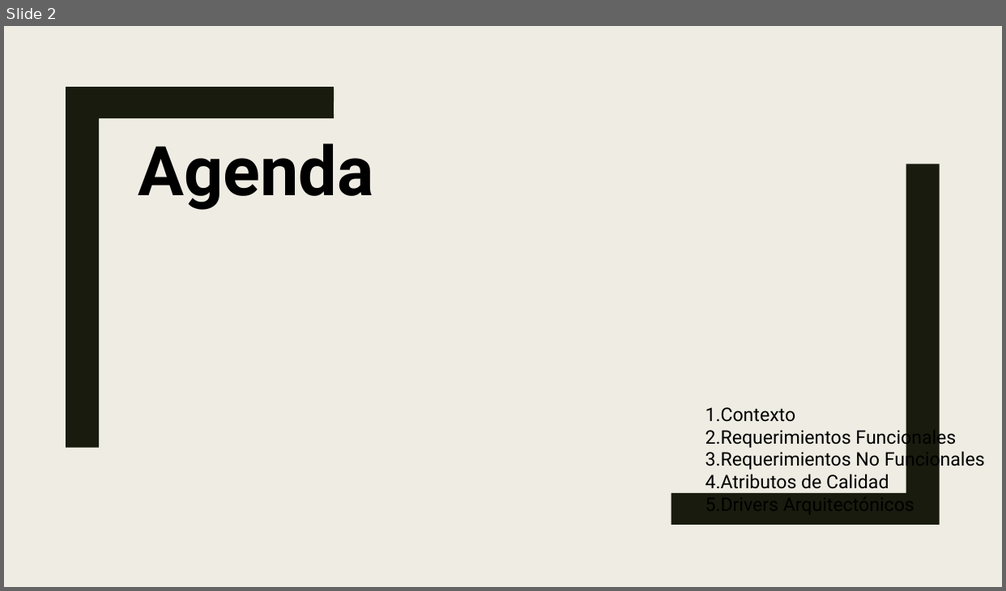
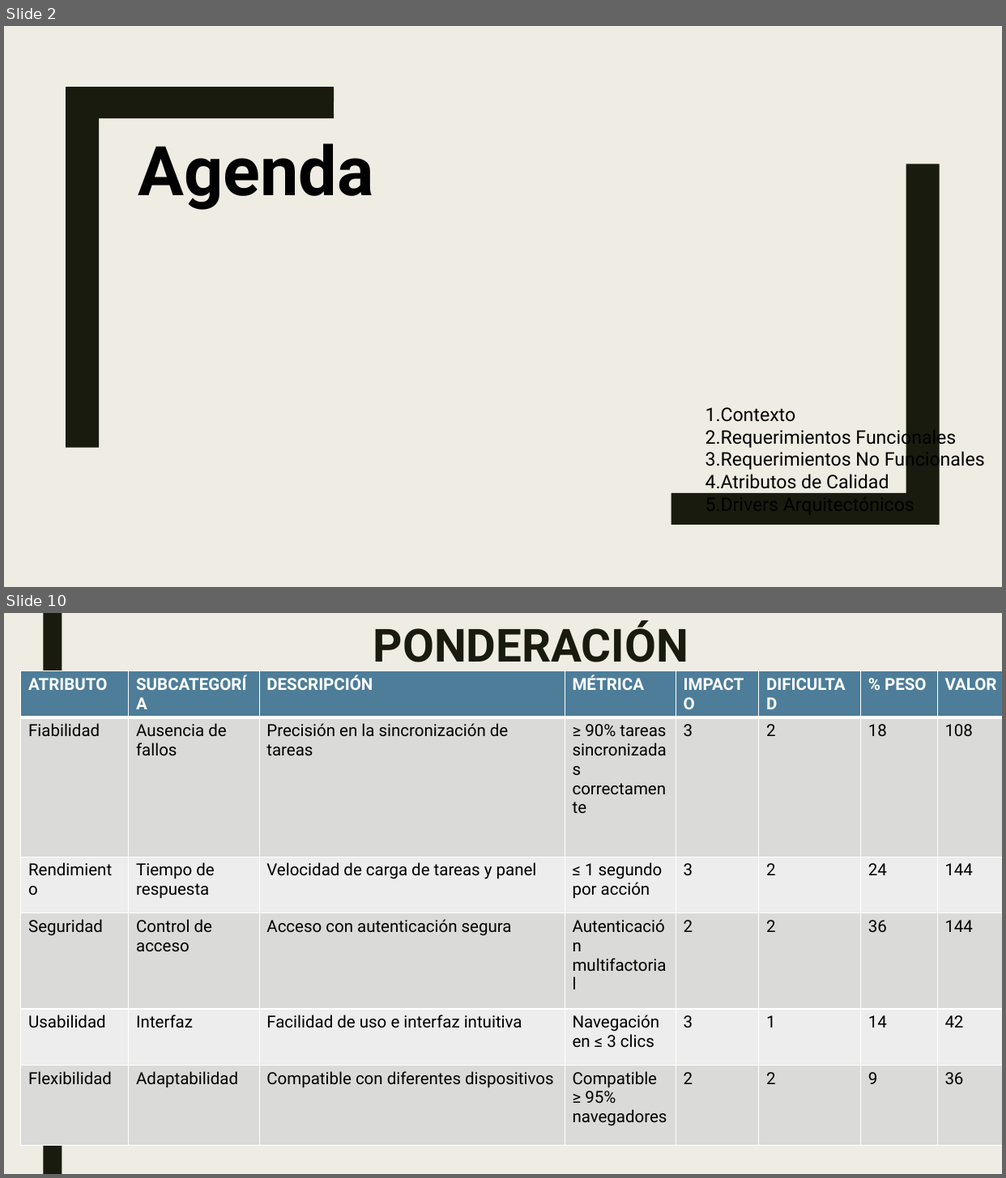
Before and after one commit to Jucer74/SoftwareArchitecture, a slide deck: Project/Context/taskflow.contex.pptx. Shown one above the other, each under a label of ours: slide 2 before the commit, slides 2 and 10 after it; the slides between them are not shown. The pictures are 1006x591 and 1006x1178 pixels, drawn with LibreOffice and Linux fonts; fonts in the diff are those of the drawing. Boxes give left, top, right and bottom in pixels: in the first picture for what was removed or moved away, otherwise in the second. Text is boxed around its words. In the diff, an @@ line names an element or a change of style, - is before the commit and + after.

```diff
--- a/Project/Context/taskflow.contex.pptx
+++ b/Project/Context/taskflow.contex.pptx
@@ slide 10 added at (4,613,1002,1174), background #EFEDE3 @@
@@ rectangle added at (43,613,62,1174), fill #191B0E @@
@@ title added at (373,620,688,672), 44 pt, text #191B0E, bold @@
+PONDERACIÓN
@@ table added at (21,671,1002,1130), 6 rows, 8 columns @@
+ATRIBUTO | SUBCATEGORÍA | DESCRIPCIÓN | MÉTRICA | IMPACTO | DIFICULTAD | % PESO | VALOR
+Fiabilidad | Ausencia de fallos | Precisión en la sincronización de tareas | ≥ 90% tareas sincronizadas correctamente | 3 | 2 | 18 | 108
+Rendimiento | Tiempo de respuesta | Velocidad de carga de tareas y panel | ≤ 1 segundo por acción | 3 | 2 | 24 | 144
+Seguridad | Control de acceso | Acceso con autenticación segura | Autenticación multifactorial | 2 | 2 | 36 | 144
+Usabilidad | Interfaz | Facilidad de uso e interfaz intuitiva | Navegación en ≤ 3 clics | 3 | 1 | 14 | 42
+Flexibilidad | Adaptabilidad | Compatible con diferentes dispositivos | Compatible ≥ 95% navegadores | 2 | 2 | 9 | 36
```
Also in this commit, not shown: 2 slides changed, 7 other slides added.
